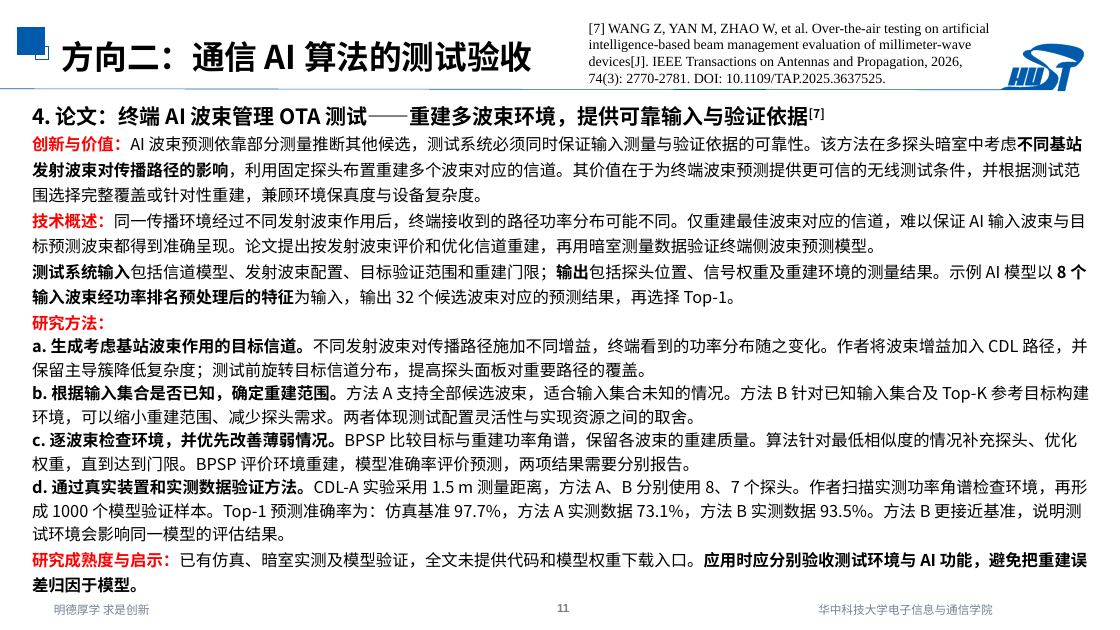
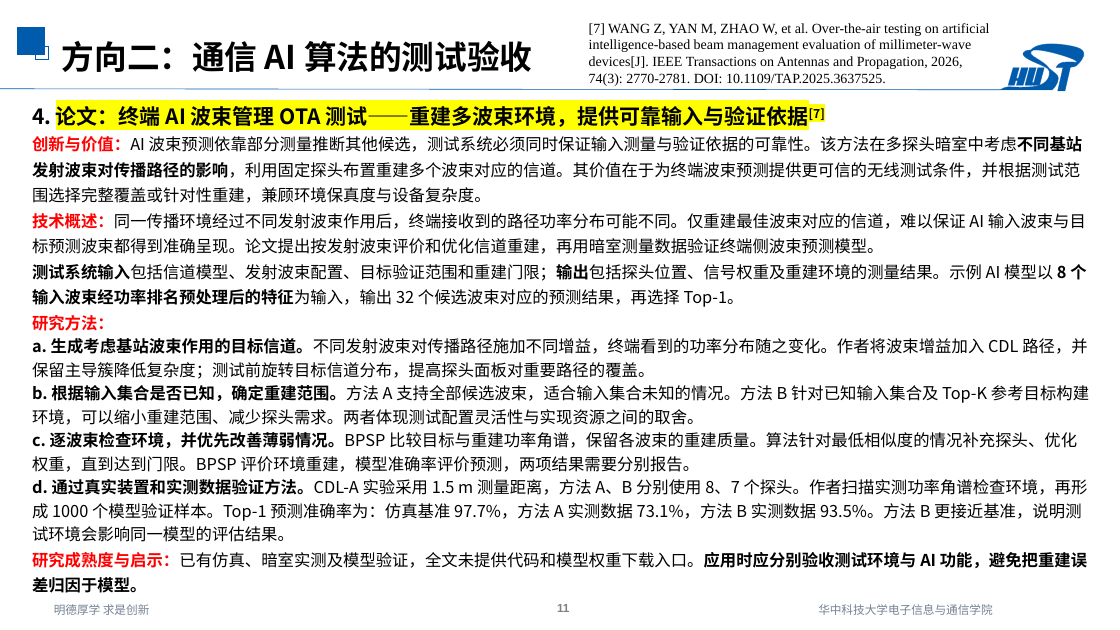
Before and after one commit to strings-pixel/self, a slide deck: slide 11 of 2026.10.10AI与通信融合研究进展调研三.pptx. Drawn at 1120x630 pixels with LibreOffice and Linux fonts; fonts in the diff are those of the drawing. Boxes give left, top, right and bottom in pixels: in the first picture for what was removed or moved away, otherwise in the second. Text is boxed around its words. In the diff, an @@ line names an element or a change of style, - is before the commit and + after.

```diff
--- a/2026.10.10AI与通信融合研究进展调研三.pptx
+++ b/2026.10.10AI与通信融合研究进展调研三.pptx
@@ text at (32, 106, 825, 127): highlight none to #FFFF00 in "论文：终端 AI 波束管理 OTA 测试——重建多波束环境，提供可靠输入与验证依据[7]" @@
```
Also in this commit, not shown: 3 other slides changed.
